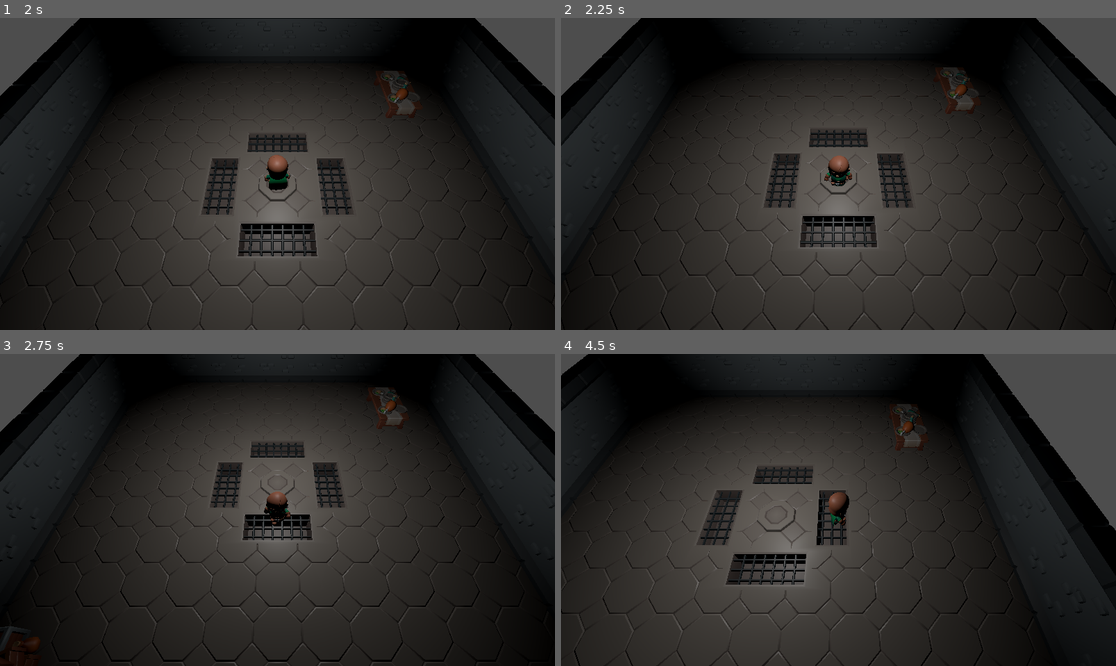
Above: before the commit, frames 1-4 (two rows, left to right).
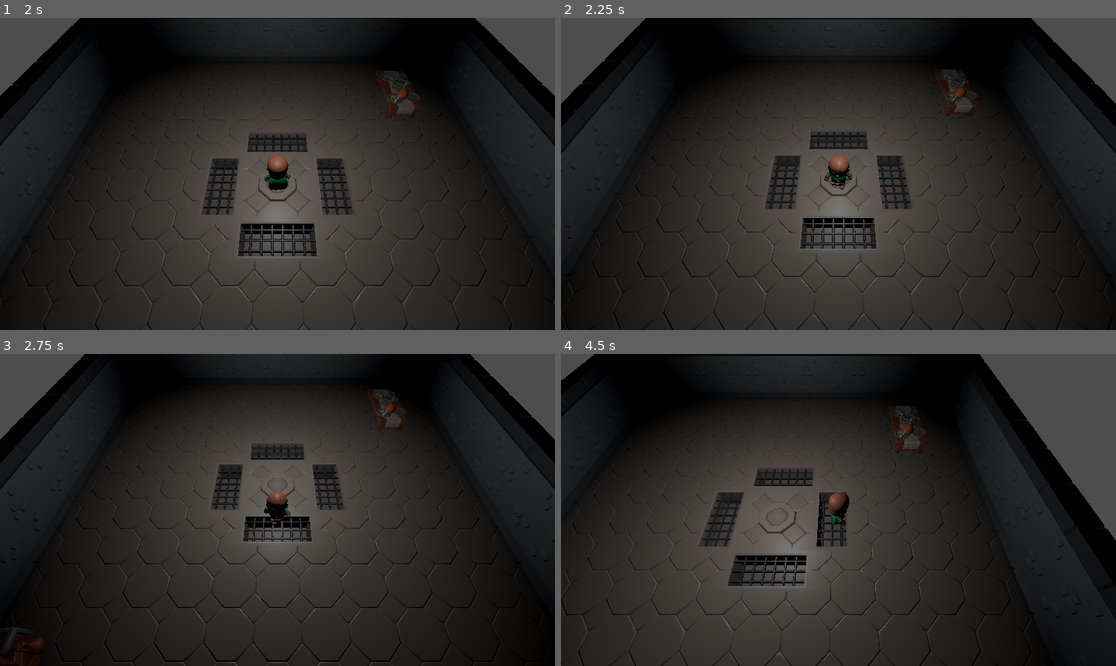
Above: after the commit, the same moments.

Repository: Chipi-Chapa-Corp/gomstalle
Game: Godot game, scene res://scenes/main/scene.tscn
Same seed, same stepped clock (60 frames per second), same inputs: the game is played once before the commit and once after it.
Inputs (mouse positions are in pixels of both pictures, inside the frame that each line leads up to):
- Up to frame 1 (2 s): tap Enter at 0.5 s; move the mouse to (399, 158) at 0.52 s; hold D (move_right) 0.53-1.25 s; hold Right mouse button (aim) 0.53-1.25 s; click "Create & Host" at 1.25 s
- Up to frame 2 (2.25 s): tap Space at 2 s; move the mouse to (727, 189) at 2.02 s; hold S (move_backward) from 2.03 s (still down); right-click (727, 189) at 2.1 s
- Up to frame 3 (2.75 s): keep holding S (move_backward)
- Up to frame 4 (4.5 s): move the mouse to (894, 441) at 2.77 s; release S (move_backward) at 2.78 s; hold D (move_right) 2.78-3.53 s; hold Right mouse button (aim) 2.78-3.53 s; move the mouse to (810, 572) at 3.52 s; hold W (move_forward) 3.53-4.28 s; right-click (810, 572) at 3.6 s; move the mouse to (1005, 556) at 4.27 s; hold A (move_left) from 4.28 s (still down); hold Right mouse button (aim) from 4.28 s (still down)

Frame 1 is identical in both runs. In frame 2, 4.2% of the frame differs, in the area x 0-100%, y 0-100%; in frame 3, 4.0%; in frame 4, 4.3%.

Commit message:
fix(WIP): obstacle sliding

Diff:
--- a/scenes/player/scene.tscn
+++ b/scenes/player/scene.tscn
@@ -97,51 +97,52 @@
 
 [node name="Player" instance=ExtResource("1_xvkdw")]
 collision_layer = 2
+safe_margin = 0.2
 script = ExtResource("2_e4tch")
 move_speed = 5.0
 acceleration = 5.0
 
 [node name="Skeleton3D" parent="Rig" index="0"]
-bones/1/position = Vector3(1.42825e-21, 0.374335, 3.40522e-28)
+bones/1/position = Vector3(0, 0.383775, 0)
 bones/1/rotation = Quaternion(-1.10785e-10, 0.0430267, 2.5646e-09, 0.999074)
-bones/2/rotation = Quaternion(2.79132e-13, -2.07976e-11, 4.99496e-05, 1)
-bones/3/rotation = Quaternion(9.14985e-14, 3.73473e-09, -4.99496e-05, 1)
+bones/2/rotation = Quaternion(2.79152e-13, 2.08134e-11, -3.39596e-05, 1)
+bones/3/rotation = Quaternion(4.03155e-13, 3.69321e-09, 3.39596e-05, 1)
 bones/4/position = Vector3(0.212007, 0.134132, 7.93159e-08)
-bones/4/rotation = Quaternion(-0.551409, -0.0612814, -0.65188, 0.516957)
-bones/5/rotation = Quaternion(2.55704e-08, -6.31408e-08, -0.48761, 0.873062)
-bones/7/rotation = Quaternion(-0.317373, -0.333178, 0.137658, 0.877107)
+bones/4/rotation = Quaternion(-0.557483, -0.0587776, -0.639652, 0.525931)
+bones/5/rotation = Quaternion(6.93917e-09, -5.338e-08, -0.505827, 0.862635)
+bones/7/rotation = Quaternion(-0.321719, -0.330429, 0.147971, 0.874882)
 bones/8/position = Vector3(9.08068e-10, 0.0961252, -0.0575)
-bones/8/rotation = Quaternion(0.0016334, 0.00152847, -0.701291, 0.712871)
+bones/8/rotation = Quaternion(0.000325106, 0.000220121, -0.706117, 0.708095)
 bones/10/position = Vector3(-0.212007, 0.134132, 8.68097e-08)
-bones/10/rotation = Quaternion(-0.610519, 0.080872, 0.625401, 0.479167)
-bones/11/rotation = Quaternion(5.50419e-09, 4.72583e-08, 0.511269, 0.859421)
-bones/13/rotation = Quaternion(-0.316511, 0.307534, -0.219046, 0.870209)
+bones/10/rotation = Quaternion(-0.615687, 0.0791587, 0.614679, 0.486656)
+bones/11/rotation = Quaternion(3.51711e-08, 5.58811e-08, 0.528444, 0.848968)
+bones/13/rotation = Quaternion(-0.319907, 0.306575, -0.229794, 0.866525)
 bones/14/position = Vector3(-1.5682e-08, 0.0961251, -0.0575)
-bones/14/rotation = Quaternion(0.00447677, 0.00523764, 0.702497, 0.711654)
-bones/19/rotation = Quaternion(8.73147e-06, -0.0312464, 2.71088e-07, 0.999512)
-bones/21/position = Vector3(0.170945, 0.113526, -1.48159e-05)
-bones/21/rotation = Quaternion(0.990754, 0.0830811, 0.0776722, 0.0739614)
-bones/22/rotation = Quaternion(0.361984, 6.41381e-08, -2.55461e-07, 0.932184)
-bones/23/rotation = Quaternion(-0.603523, -0.202354, 0.0699527, 0.768062)
-bones/24/rotation = Quaternion(-9.79585e-09, 0.920313, -0.391184, 7.82833e-08)
-bones/25/position = Vector3(-0.170945, 0.113553, -7.2181e-06)
-bones/25/rotation = Quaternion(0.992844, -0.0324507, 0.0300412, 0.11093)
-bones/26/rotation = Quaternion(0.408534, -6.00935e-08, 2.84449e-07, 0.912743)
-bones/27/rotation = Quaternion(-0.631013, 0.112727, -0.0201785, 0.767273)
-bones/28/rotation = Quaternion(3.04044e-08, 0.920297, -0.391221, -6.95592e-08)
+bones/14/rotation = Quaternion(0.000939069, 0.00107127, 0.706194, 0.708017)
+bones/19/rotation = Quaternion(1.17211e-06, -0.0312464, 3.47691e-08, 0.999512)
+bones/21/position = Vector3(0.170945, 0.11355, -1.82882e-05)
+bones/21/rotation = Quaternion(0.992648, 0.0828833, 0.0757201, 0.0452451)
+bones/22/rotation = Quaternion(0.285811, 6.50876e-08, -2.00518e-07, 0.958286)
+bones/23/rotation = Quaternion(-0.564679, -0.205859, 0.0573031, 0.797168)
+bones/24/rotation = Quaternion(-9.79165e-09, 0.920292, -0.391233, 7.82838e-08)
+bones/25/position = Vector3(-0.170945, 0.113538, -4.19889e-06)
+bones/25/rotation = Quaternion(0.995281, -0.0309079, 0.0307023, 0.0867014)
+bones/26/rotation = Quaternion(0.345788, -6.22743e-08, 2.39813e-07, 0.938313)
+bones/27/rotation = Quaternion(-0.596419, 0.113589, -0.0144262, 0.794464)
+bones/28/rotation = Quaternion(3.03988e-08, 0.92027, -0.391285, -6.9561e-08)
 bones/29/rotation = Quaternion(0.707107, -2.29302e-07, -4.60551e-08, 0.707107)
-bones/30/position = Vector3(0.202087, 0.0259643, 0.204412)
-bones/30/rotation = Quaternion(-0.705975, -7.06308e-08, -7.04264e-08, 0.708236)
-bones/31/position = Vector3(1.9437e-08, 0.362833, -1.21109e-11)
+bones/30/position = Vector3(0.202087, 0.0259436, 0.204945)
+bones/30/rotation = Quaternion(-0.706985, -7.05406e-08, -7.05164e-08, 0.707228)
+bones/31/position = Vector3(1.94416e-08, 0.362833, -2.42861e-15)
 bones/31/rotation = Quaternion(9.62885e-09, 1.7742e-09, 0.985806, -0.167891)
 bones/32/position = Vector3(-2.60494e-08, 0.213436, -5.12435e-09)
 bones/32/rotation = Quaternion(-1.01282e-07, 0.391084, 0.920355, -3.3497e-08)
 bones/33/position = Vector3(8.5446e-09, 0.16565, -2.38635e-09)
 bones/34/rotation = Quaternion(1, -2.32428e-09, 1.99761e-07, -1.33803e-15)
 bones/36/rotation = Quaternion(0.707107, -3.82385e-08, 1.45009e-07, 0.707107)
-bones/37/position = Vector3(-0.170945, 0.0259466, 0.245521)
-bones/37/rotation = Quaternion(-0.706956, -7.0545e-08, -7.0512e-08, 0.707258)
-bones/38/position = Vector3(1.94581e-08, 0.362833, -6.30211e-12)
+bones/37/position = Vector3(-0.170945, 0.0260596, 0.245155)
+bones/37/rotation = Quaternion(-0.706151, -7.0636e-08, -7.0421e-08, 0.708061)
+bones/38/position = Vector3(1.94581e-08, 0.362833, -1.78479e-11)
 bones/38/rotation = Quaternion(-5.81822e-09, 6.41887e-10, 0.994841, 0.101448)
 bones/39/position = Vector3(-1.11482e-08, 0.213436, 1.62958e-11)
 bones/39/rotation = Quaternion(-1.0579e-07, 0.391084, 0.920355, -2.58754e-08)
@@ -149,35 +150,35 @@
 bones/41/rotation = Quaternion(1, 3.75382e-09, 1.94879e-07, 7.42794e-09)
 bones/43/position = Vector3(0.453507, 1.10608, -0.589756)
 bones/43/rotation = Quaternion(-0.707107, -7.27951e-08, -7.27951e-08, 0.707107)
-bones/44/position = Vector3(0.520816, 0.768134, -0.057266)
-bones/44/rotation = Quaternion(0.795072, 0.00118563, 0.606513, 0.00066915)
+bones/44/position = Vector3(0.520809, 0.784691, -0.057585)
+bones/44/rotation = Quaternion(0.794833, 0.000838778, 0.606827, 0.000568462)
 bones/45/position = Vector3(-0.453507, 1.10608, -0.589756)
 bones/45/rotation = Quaternion(-0.707107, -7.27951e-08, -7.27951e-08, 0.707107)
-bones/46/position = Vector3(-0.510844, 0.768037, 0.0593513)
-bones/46/rotation = Quaternion(-0.758514, 0.000630442, 0.651657, -0.000475172)
+bones/46/position = Vector3(-0.51085, 0.784761, 0.0596703)
+bones/46/rotation = Quaternion(-0.758772, 0.000964096, 0.651356, -0.000605638)
 
 [node name="Knife_Offhand" parent="Rig/Skeleton3D" index="0"]
-transform = Transform3D(-0.00116734, 0.263005, 0.964793, 0.99989, -0.0138897, 0.00499655, 0.0147151, 0.964694, -0.26296, 0.507679, 0.615707, -0.0185661)
+transform = Transform3D(-0.000523577, 0.262579, 0.964909, 0.999998, -0.00106871, 0.000833835, 0.00125059, 0.964909, -0.262578, 0.507886, 0.633419, -0.0177917)
 visible = false
 
 [node name="1H_Crossbow" parent="Rig/Skeleton3D" index="1"]
-transform = Transform3D(0.986557, -0.163387, 0.00282735, 0.000983641, -0.011363, -0.999934, 0.163409, 0.986496, -0.0110499, -0.489642, 0.724626, 0.0964734)
+transform = Transform3D(0.988201, -0.153161, -0.000281717, -0.000296645, -7.24547e-05, -0.999999, 0.153161, 0.988201, -0.000117329, -0.489446, 0.74243, 0.0972444)
 visible = false
 
 [node name="2H_Crossbow" parent="Rig/Skeleton3D" index="2"]
-transform = Transform3D(0.986557, -0.163387, 0.00282735, 0.000983641, -0.011363, -0.999934, 0.163409, 0.986496, -0.0110499, -0.489642, 0.724626, 0.0964734)
+transform = Transform3D(0.988201, -0.153161, -0.000281717, -0.000296645, -7.24547e-05, -0.999999, 0.153161, 0.988201, -0.000117329, -0.489446, 0.74243, 0.0972444)
 visible = false
 
 [node name="Knife" parent="Rig/Skeleton3D" index="3"]
-transform = Transform3D(-0.00282735, -0.163387, 0.986557, 0.999934, -0.0113628, 0.000983662, 0.0110497, 0.986496, 0.163409, -0.491039, 0.619887, 0.105536)
+transform = Transform3D(0.000281722, -0.15316, 0.988201, 0.999999, -7.23066e-05, -0.000296627, 0.00011718, 0.988201, 0.15316, -0.491062, 0.637801, 0.107468)
 visible = false
 
 [node name="Throwable" parent="Rig/Skeleton3D" index="4"]
-transform = Transform3D(-0.00282733, -0.163387, 0.986557, 0.999934, -0.0113628, 0.000983647, 0.0110497, 0.986496, 0.163409, -0.520489, 0.617839, 0.283348)
+transform = Transform3D(0.000281738, -0.15316, 0.988201, 0.999999, -7.22919e-05, -0.000296641, 0.000117167, 0.988201, 0.15316, -0.518669, 0.637788, 0.285588)
 visible = false
 
 [node name="Rogue_Cape" parent="Rig/Skeleton3D" index="5"]
-transform = Transform3D(0.996297, -5.16595e-09, 0.0859739, 5.1441e-09, 1, 4.41687e-10, -0.0859739, 2.53909e-12, 0.996297, -3.73264e-05, 1.18455, 3.22067e-06)
+transform = Transform3D(0.996297, -5.10763e-09, 0.0859739, 5.08589e-09, 1, 4.40441e-10, -0.0859739, -1.2205e-12, 0.996297, 2.53704e-05, 1.19398, -2.18966e-06)
 
 [node name="Rogue_Cape" parent="Rig/Skeleton3D/Rogue_Cape" index="0"]
 material_overlay = ExtResource("3_ak5du")
